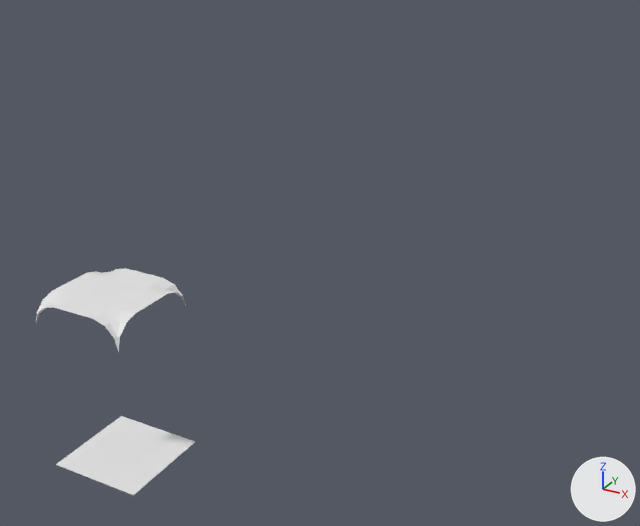
Before and after pictures for a commit that changed the FBX model Assets/Art/3D/Vessel/LowPoly/HallCenter.fbx.
The view is the same before and after, from a 50 mm camera at (11.1, -30.0, 9.9) aimed at (-0.8, -8.3, -0.9). Arrows for +X, +Y and +Z are at lower right; the lights stay in place. Where no turn or scale is listed for an object, it has been applied to the vertices.

In view in the first picture: 'HallCenter'.
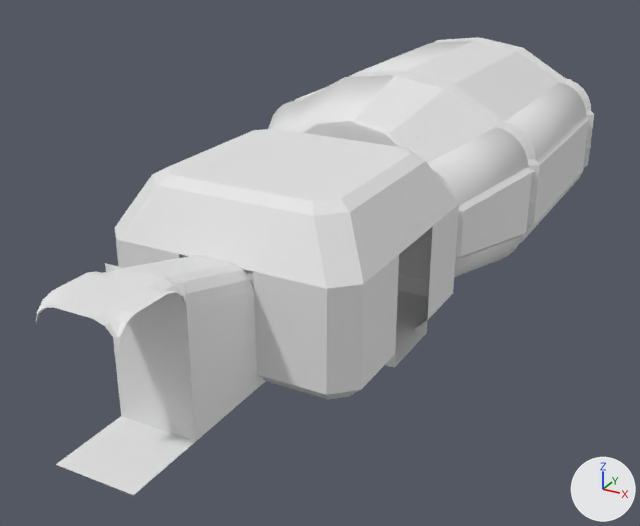
Diff of the bpy script that builds the scene:
```diff
--- a/Assets/Art/3D/Vessel/LowPoly/HallCenter.fbx.py
+++ b/Assets/Art/3D/Vessel/LowPoly/HallCenter.fbx.py
@@ me_plane_002 @@
+me_plane_002.from_pydata(...)  # 193 vertices, 194 faces; spans x -4.5..4.5, y -6.67..6.83, z -0.96..4.58
@@ me_plane_005 @@
+me_plane_005.from_pydata(...)  # 92 vertices, 84 faces; spans x -3.5..3.5, y -3.5..3.5, z 0.0..4.55
@@ me_plane @@
+me_plane.from_pydata(...)  # 921 vertices, 828 faces; spans x -4.62..4.38, y -7.86..5.74, z -0.96..4.58
@@ me_cylinder_002 @@
+me_cylinder_002.from_pydata(...)  # 210 vertices, 132 faces; spans x -9.05..0.13, y -4.07..6.14, z -1.0..0.98
@@ me_plane_009 @@
+me_plane_009.from_pydata([(1.03, 1.03, 0.0), (-1.03, 1.03, 0.0), (-1.03, 1.03, 3.22), (1.03, 1.03, 3.22), (-0.49, 1.03, 3.77), (0.49, 1.03, 3.77), (0.76, 1.03, 3.69), (-0.76, 1.03, 3.69), (0.96, 1.03, 3.49), (-0.96, 1.03, 3.49)], [], [(9, 8, 6, 7), (7, 6, 5, 4), (8, 9, 2, 3), (0, 3, 2, 1)])
@@ me_geocables_006 @@
+me_geocables_006.from_pydata(...)  # 2116 vertices, 2112 faces; spans x -2.66..1.79, y -7.21..3.89, z 2.37..3.74
@@ me_plane_008 @@
+me_plane_008.from_pydata(...)  # 26 vertices, 18 faces; spans x -1.03..1.03, y 1.03..3.5, z 0.0..3.77
@@ ob_subinteriorlowpoly @@
+ob_subinteriorlowpoly = bpy.data.objects.new('SubInteriorLowPoly', me_plane_002)
+ob_subinteriorlowpoly.location = (0.0, -1.11, -0.36)
@@ ob_plane @@
+ob_plane = bpy.data.objects.new('Plane', me_plane_005)
+ob_plane.location = (0.0, -11.25, -1.34)
@@ ob_subinteriorhighpoly @@
+ob_subinteriorhighpoly = bpy.data.objects.new('SubInteriorHighPoly', me_plane)
+ob_subinteriorhighpoly.location = (0.0, 0.09, -0.36)
@@ ob_cylinder @@
+ob_cylinder = bpy.data.objects.new('Cylinder', me_cylinder_002)
+ob_cylinder.location = (4.5, -0.27, 0.7)
@@ ob_hallblock @@
+ob_hallblock = bpy.data.objects.new('HallBlock', me_plane_009)
+ob_hallblock.location = (0.0, -18.25, -1.34)
@@ ob_geocables @@
+ob_geocables = bpy.data.objects.new('GeoCables', me_geocables_006)
+ob_geocables.location = (0.0, 0.0, 0.0)
@@ ob_hallsegment @@
+ob_hallsegment = bpy.data.objects.new('HallSegment', me_plane_008)
+ob_hallsegment.location = (0.0, -18.25, -1.34)
```

Boxes [x1, y1, x2, y2] around the edits, measured in the pictures (640 x 526 px):
'Plane', added
    after: [115, 129, 459, 400]
'SubInteriorLowPoly', added
    after: [315, 38, 594, 278]
'SubInteriorHighPoly', added
    after: [268, 37, 591, 280]
'HallSegment', added
    after: [105, 256, 257, 441]
'HallBlock', added
    after: [113, 293, 196, 442]
'Cylinder', added
    after: [529, 144, 591, 204]
